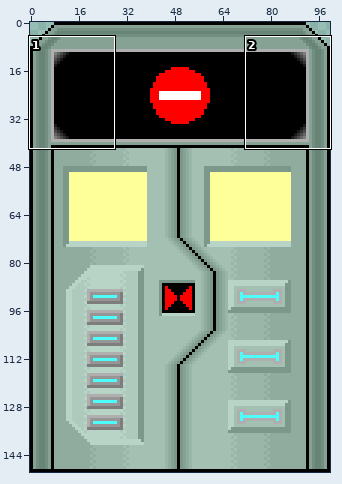
One commit to this sprite sheet: CGR/TempArt/EntranceExitDoor/EntranceDoor.png. The picture above shows the old version from afar; the outline marks the close-up.
Close-up. First the earlier version:
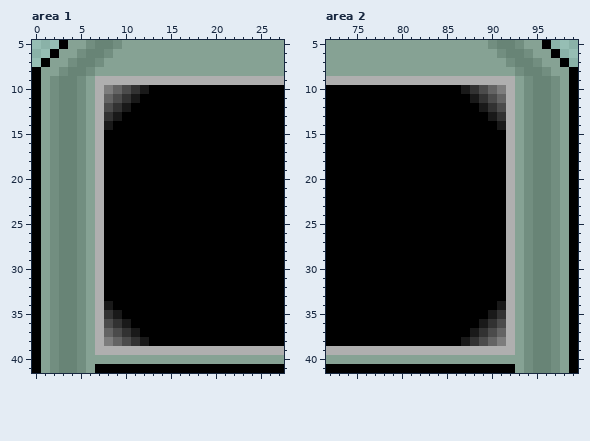
The file is 100x150 pixels. Shown: area 1: x 0..27, y 5..41; area 2: x 72..99, y 5..41.
After the commit:
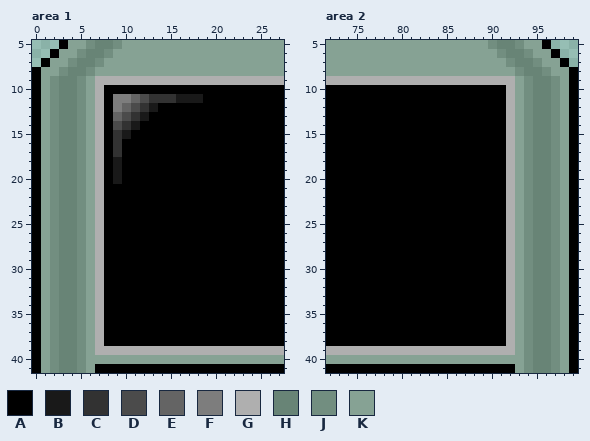
Palette (. is transparent): A #000000  B #191919  C #323232  D #4b4b4b  E #646464  F #7d7d7d  G #afafaf  H #688476  J #728e80  K #86a294
From the commit log: Entrance door sign reflection tweaked
What changed:
Changed rows in their new state; - is an unchanged pixel.
Area 1:
first column x 8:
10 AAAAA------
11 AFFEDCCCBBB
12 AFEDCB-----
13 AEDCB------
14 ADCB-------
15 -CB--------
16 -C---------
17 -C---------
18 -B---------
19 -B---------
20 -B---------
first column x 8:
34 A----
35 AA---
36 AAA--
37 AAAA-
38 AAAAA
Area 2:
first column x 87:
10 AAAAA
11 -AAAA
12 --AAA
13 ---AA
14 ----A
first column x 87:
34 ----A
35 ---AA
36 --AAA
37 -AAAA
38 AAAAA
Where, in picture pixels (left, top, right, bottom), the same in both close-ups:
changed: (104, 85, 203, 184)
changed: (104, 301, 149, 346)
changed: (461, 85, 506, 130)
changed: (461, 301, 506, 346)
